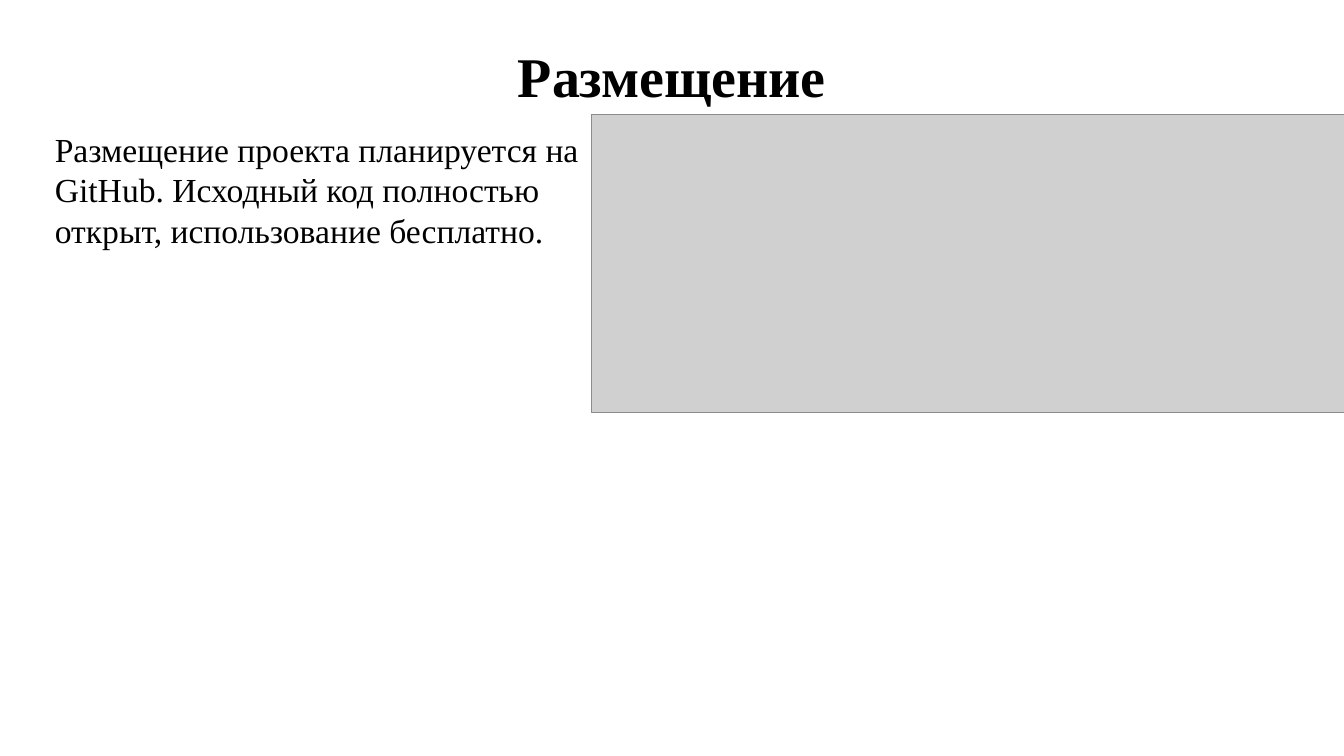
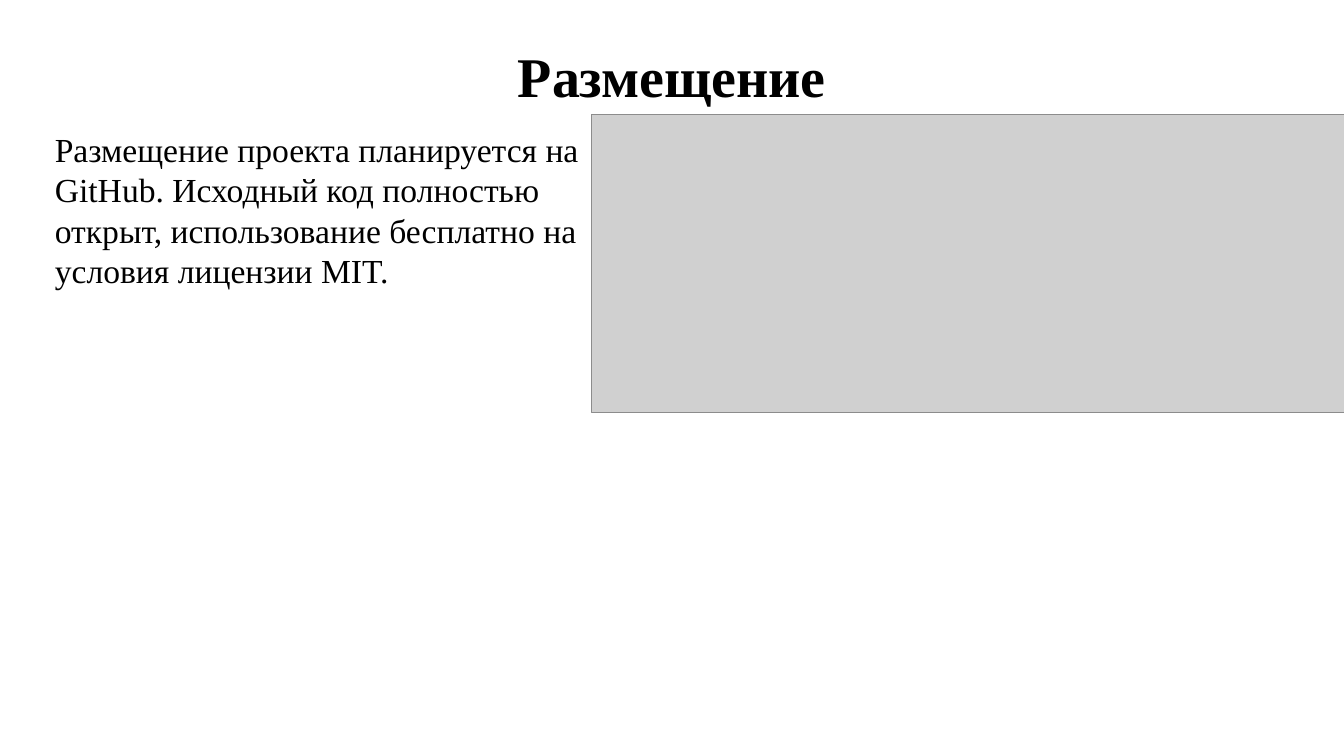
Before and after one commit to DronSyperlol/VirtualCurator, a slide deck: slide 12 of Docs/Куратор - виртуальный куратор.pptx. Drawn at 1344x756 pixels with LibreOffice and Linux fonts; fonts in the diff are those of the drawing; grey boxes stand for pictures. Boxes give left, top, right and bottom in pixels: in the first picture for what was removed or moved away, otherwise in the second. Text is boxed around its words. In the diff, an @@ line names an element or a change of style, - is before the commit and + after.

Commit message:
fix: развитие проекта

```diff
--- a/Docs/Куратор - виртуальный куратор.pptx
+++ b/Docs/Куратор - виртуальный куратор.pptx
@@ text at box(55, 140, 579, 290): text changed @@
-Размещение проекта планируется на GitHub. Исходный код полностью открыт, использование бесплатно.
+Размещение проекта планируется на GitHub. Исходный код полностью открыт, использование бесплатно на условия лицензии MIT.
```
Also in this commit, not shown: 4 other slides changed.
